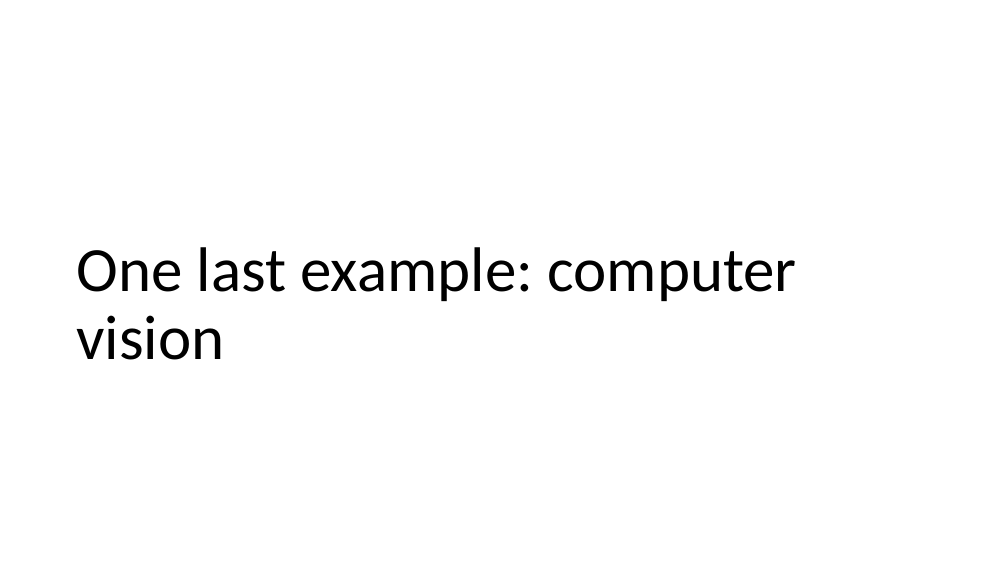
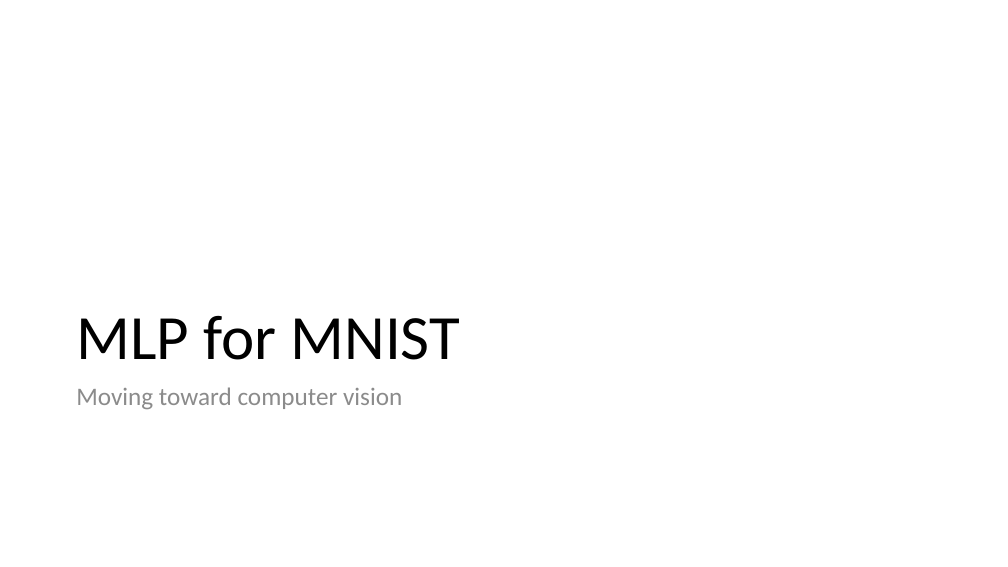
Before and after one commit to mengelhard/mmci_applied_ds, a slide deck: slide 30 of lectures/mlp_updated.pptx. Drawn at 1008x567 pixels with LibreOffice and Linux fonts; fonts in the diff are those of the drawing. Boxes give left, top, right and bottom in pixels: in the first picture for what was removed or moved away, otherwise in the second. Text is boxed around its words. In the diff, an @@ line names an element or a change of style, - is before the commit and + after.

```diff
--- a/lectures/mlp_updated.pptx
+++ b/lectures/mlp_updated.pptx
@@ title at <box>76,316,460,360</box>: text changed @@
-One last example: computer vision
+MLP for MNIST
@@ text added at <box>76,387,402,409</box>, 24 pt, text #8C8C8C @@
+Moving toward computer vision
```
Also in this commit, not shown: 9 other slides changed, 3 slides added, 6 slides removed, 3 other files.
